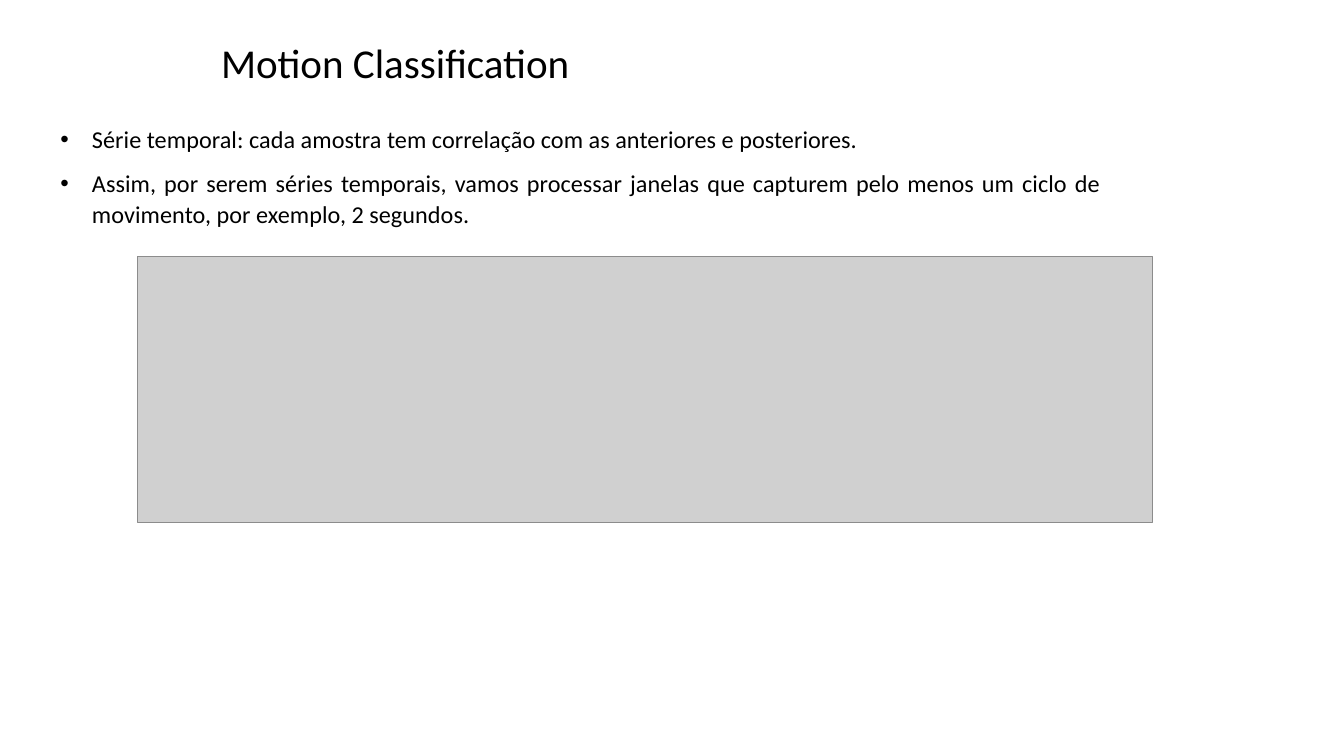
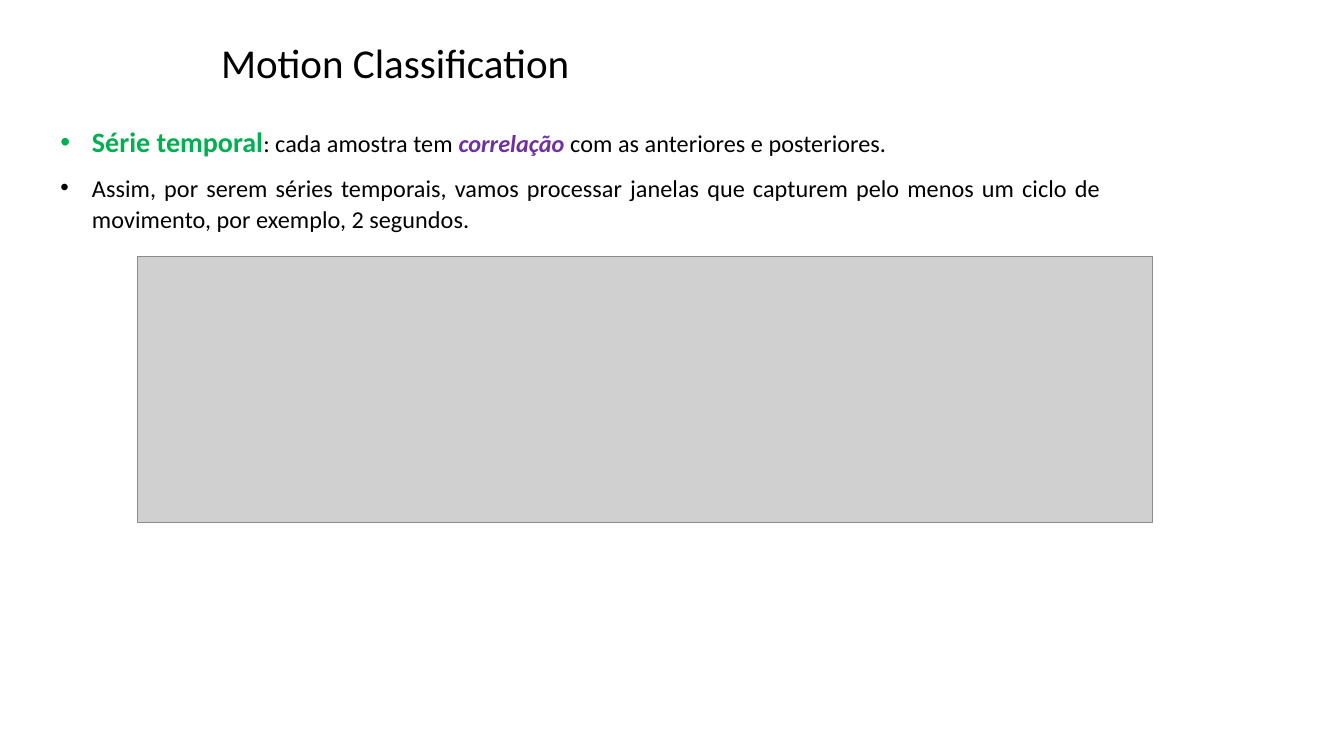
Before and after one commit to zz4fap/tp557-iot-ml, a slide deck: slide 12 of slides/TP557_15_classificação de movimentos.pptx (slide 11 before the commit). Drawn at 1344x756 pixels with LibreOffice and Linux fonts; fonts in the diff are those of the drawing; grey boxes stand for pictures; background and template pictures are left out. Boxes give left, top, right and bottom in pixels: in the first picture for what was removed or moved away, otherwise in the second. Text is boxed around its words. In the diff, an @@ line names an element or a change of style, - is before the commit and + after.

```diff
--- a/slides/TP557_15_classificação de movimentos.pptx
+++ b/slides/TP557_15_classificação de movimentos.pptx
@@ text at (92,132,887,157): size 17.3 to 20 pt, text colour #000000 to #00B050 in "Série temporal:"; text colour #000000 to #7030A0, italic on in "correlação"; bold on in "Série temporal: correlação" @@
```
Also in this commit, not shown: 7 other slides changed, 3 slides added.
